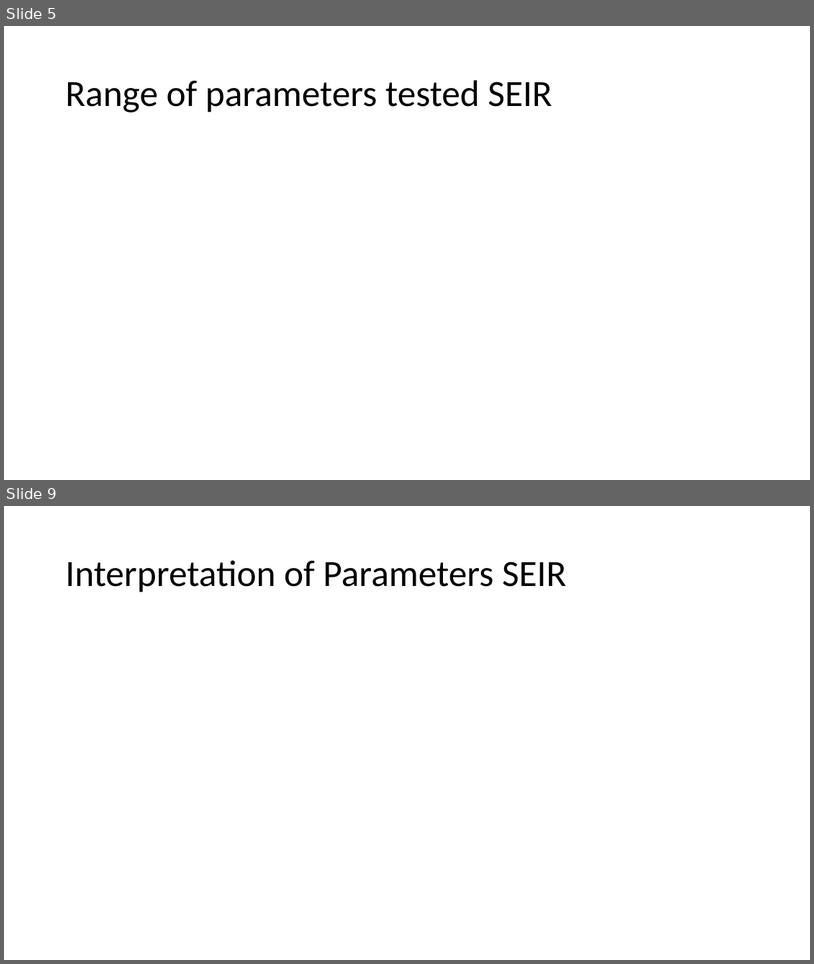
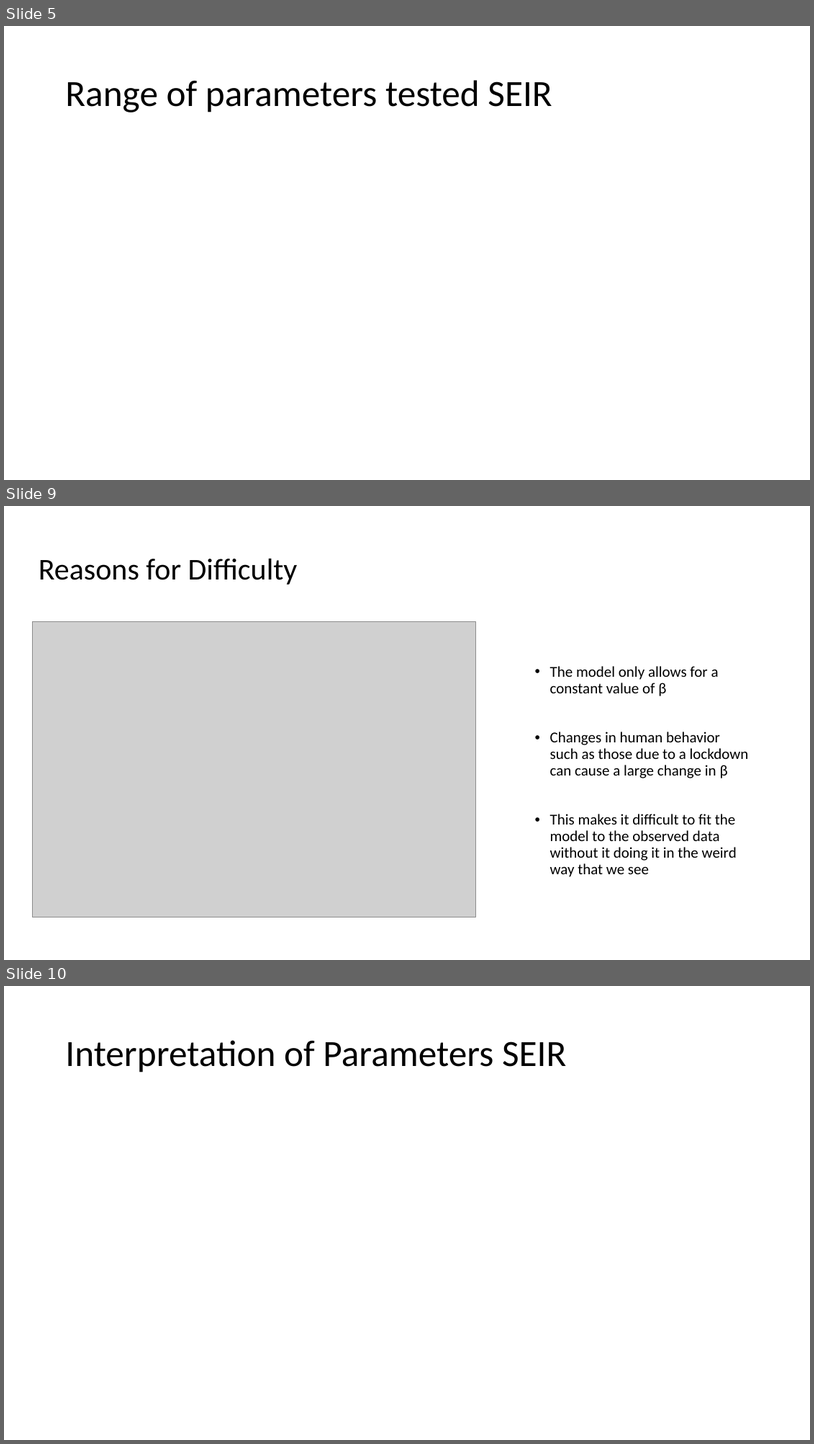
Before and after one commit to camilovelezr/m420p1, a slide deck: src/Oral Presentation.pptx. Shown one above the other, each under a label of ours: slides 5 and 9 before the commit, slides 5, 9 and 10 after it; the slides between them are not shown. The pictures are 814x964 and 814x1444 pixels, drawn with LibreOffice and Linux fonts; fonts in the diff are those of the drawing; grey boxes stand for pictures. Boxes give left, top, right and bottom in pixels: in the first picture for what was removed or moved away, otherwise in the second. Text is boxed around its words. In the diff, an @@ line names an element or a change of style, - is before the commit and + after.

Commit message:
updated values slides and discussion slides

```diff
--- a/src/Oral Presentation.pptx
+++ b/src/Oral Presentation.pptx
@@ slide 9 added at [4,506,810,960], background #FFFFFF @@
@@ title added at [39,559,298,584], 36 pt, text #000000 @@
+Reasons for Difficulty
@@ picture added at [32,621,476,917] @@
@@ text added at [550,666,749,877], 18 pt, text #000000 @@
+• The model only allows for a constant value of β
+• Changes in human behavior such as those due to a lockdown can cause a large change in β
+• This makes it difficult to fit the model to the observed data without it doing it in the weird way that we see
@@ what was slide 9 is now slide 10 @@
```
Also in this commit, not shown: 2 slides changed.
